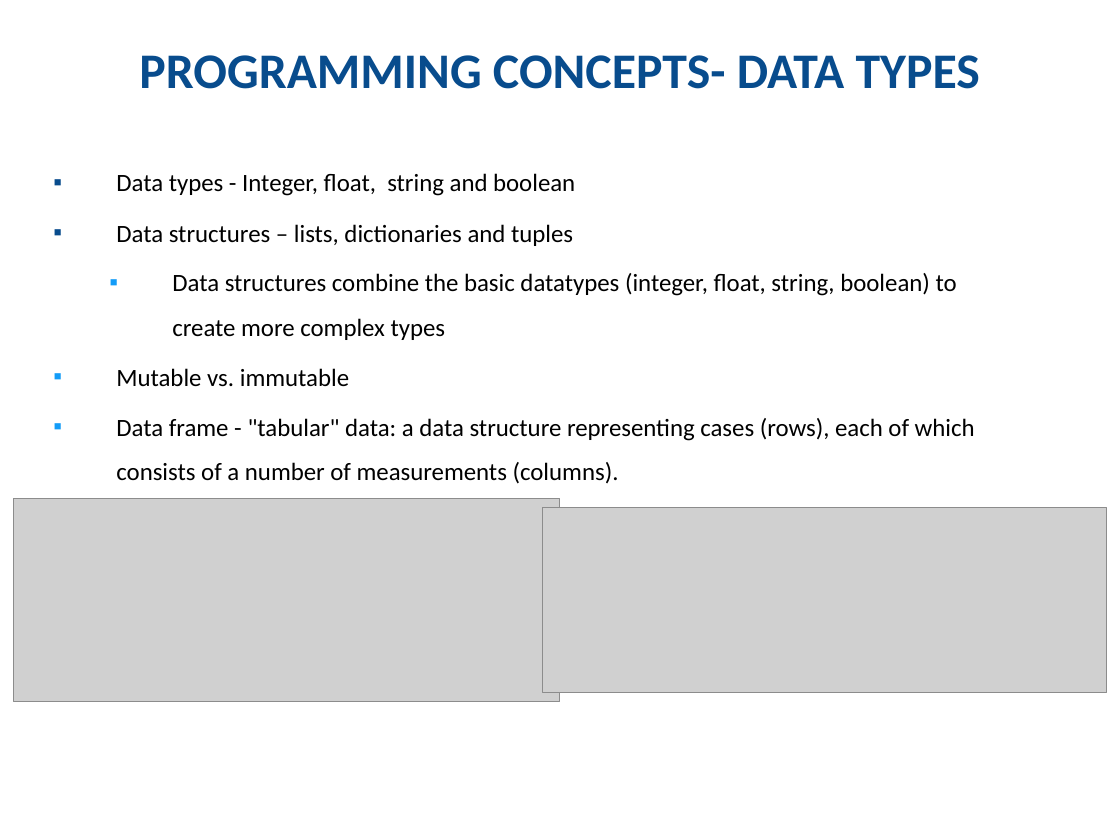
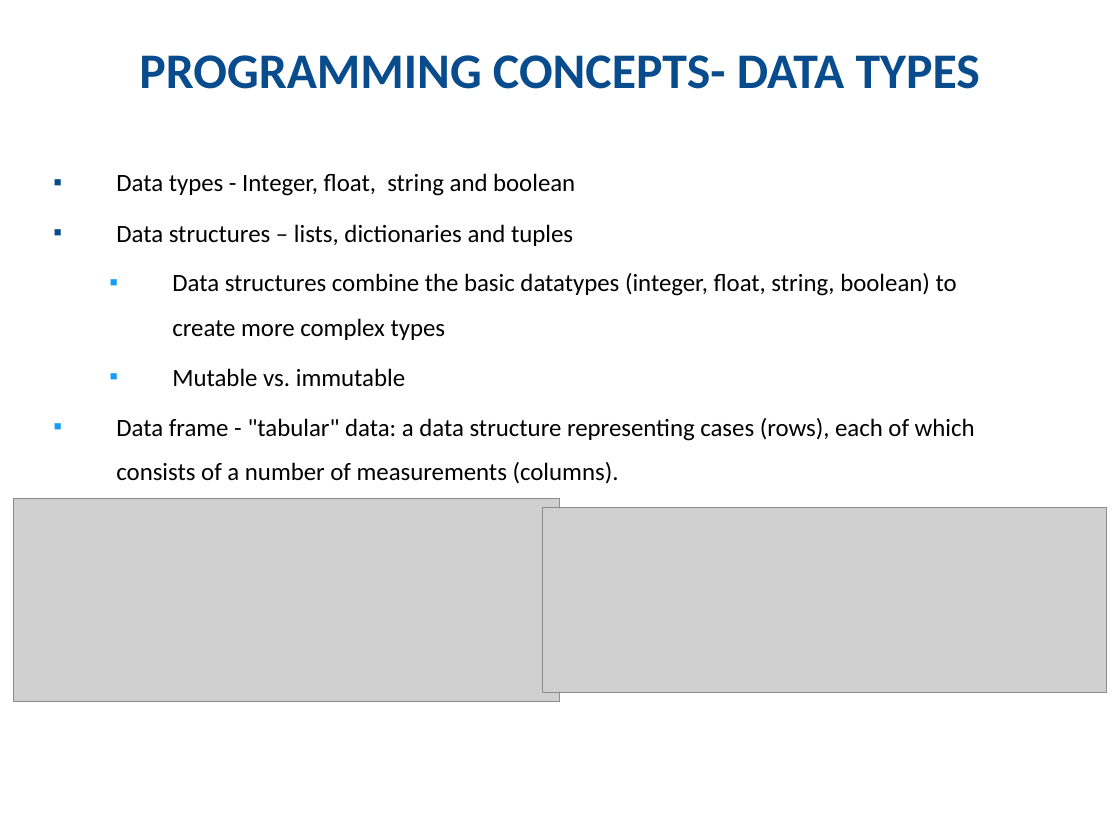
Before and after one commit to km-Poonacha/python4phd, a slide deck: slide 6 of Session 1/Python - Session 1 May 2019.pptx. Drawn at 1120x840 pixels with LibreOffice and Linux fonts; fonts in the diff are those of the drawing; grey boxes stand for pictures; background and template pictures are left out. Boxes give left, top, right and bottom in pixels: in the first picture for what was removed or moved away, otherwise in the second. Text is boxed around its words. In the diff, an @@ line names an element or a change of style, - is before the commit and + after.

```diff
--- a/Session 1/Python - Session 1 May 2019.pptx
+++ b/Session 1/Python - Session 1 May 2019.pptx
@@ text at box(172, 368, 405, 387): list level 1 to 2 in "Mutable vs. immutable" @@
```
Also in this commit, not shown: 1 other slide changed.
